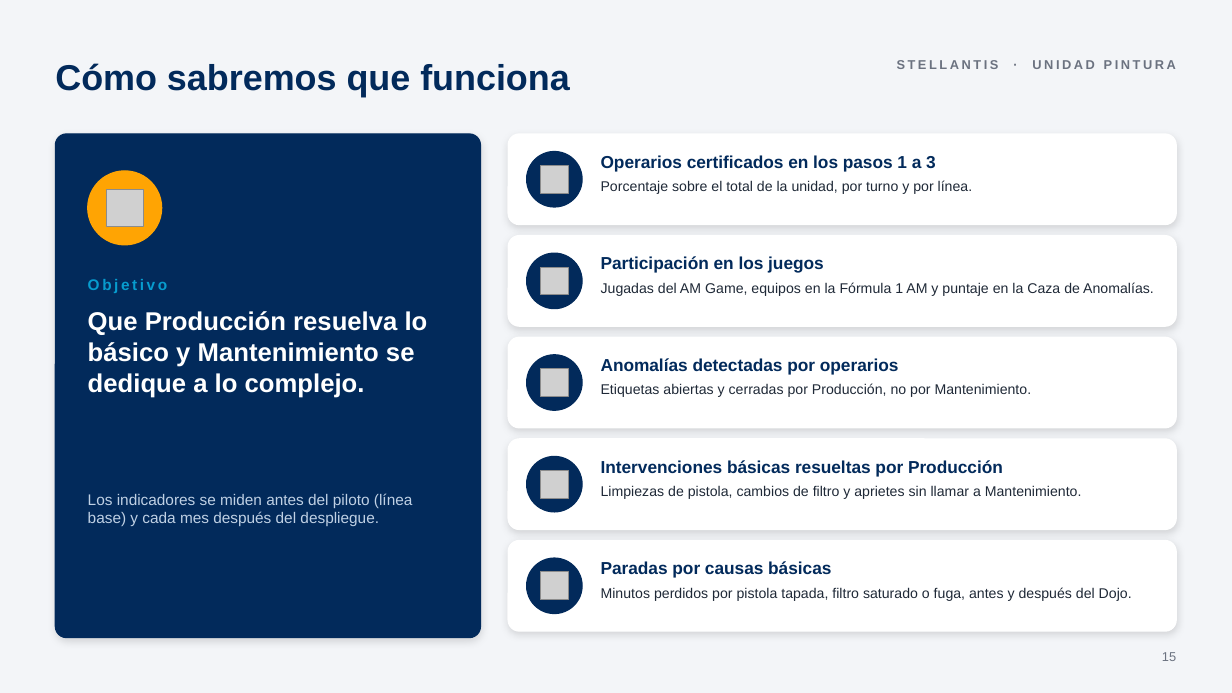
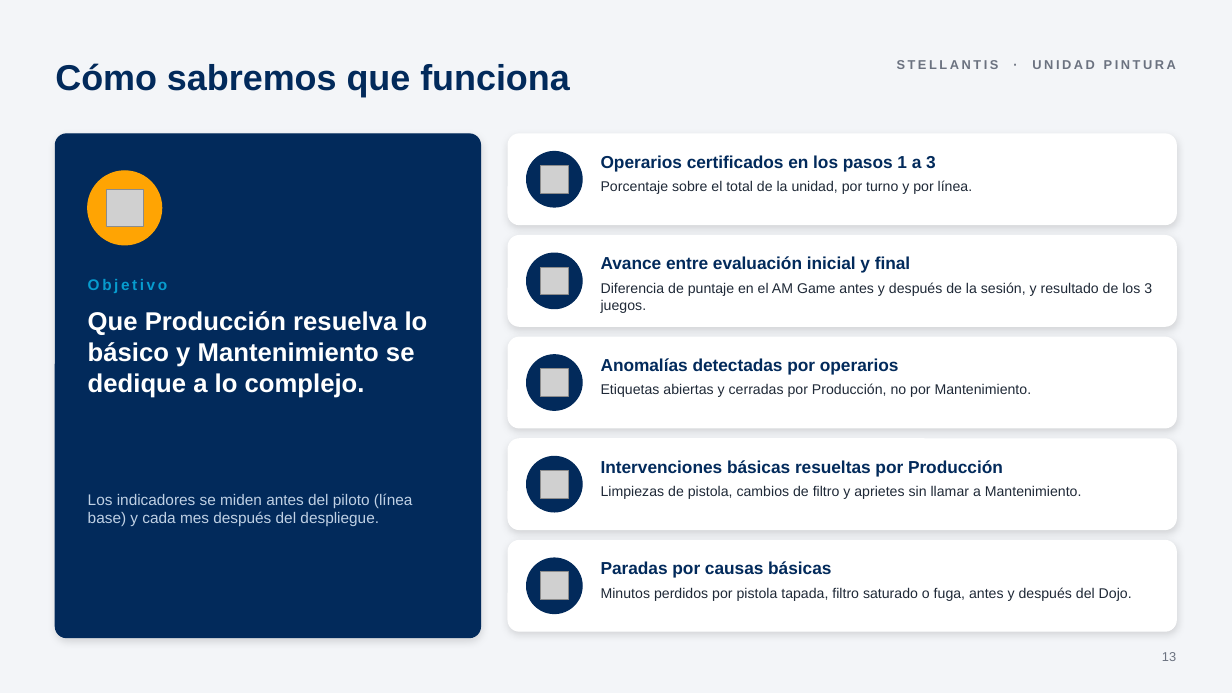
Before and after one commit to julianhonorato07-sys/trazabilidad-cronos, a slide deck: slide 13 of docs/Dojo_AM_Unidad_Pintura.pptx (slide 15 before the commit). Drawn at 1232x693 pixels with LibreOffice and Linux fonts; fonts in the diff are those of the drawing; grey boxes stand for pictures. Boxes give left, top, right and bottom in pixels: in the first picture for what was removed or moved away, otherwise in the second. Text is boxed around its words. In the diff, an @@ line names an element or a change of style, - is before the commit and + after.

```diff
--- a/docs/Dojo_AM_Unidad_Pintura.pptx
+++ b/docs/Dojo_AM_Unidad_Pintura.pptx
@@ text at box(601, 256, 910, 273): text changed @@
-Participación en los juegos
+Avance entre evaluación inicial y final
@@ text at box(601, 282, 1152, 313): text changed @@
-Jugadas del AM Game, equipos en la Fórmula 1 AM y puntaje en la Caza de Anomalías.
+Diferencia de puntaje en el AM Game antes y después de la sesión, y resultado de los 3 juegos.
@@ text at box(1162, 652, 1176, 661): text changed @@
-15
+13
```
Also in this commit, not shown: 2 other slides changed, 4 slides added, 6 slides removed.
